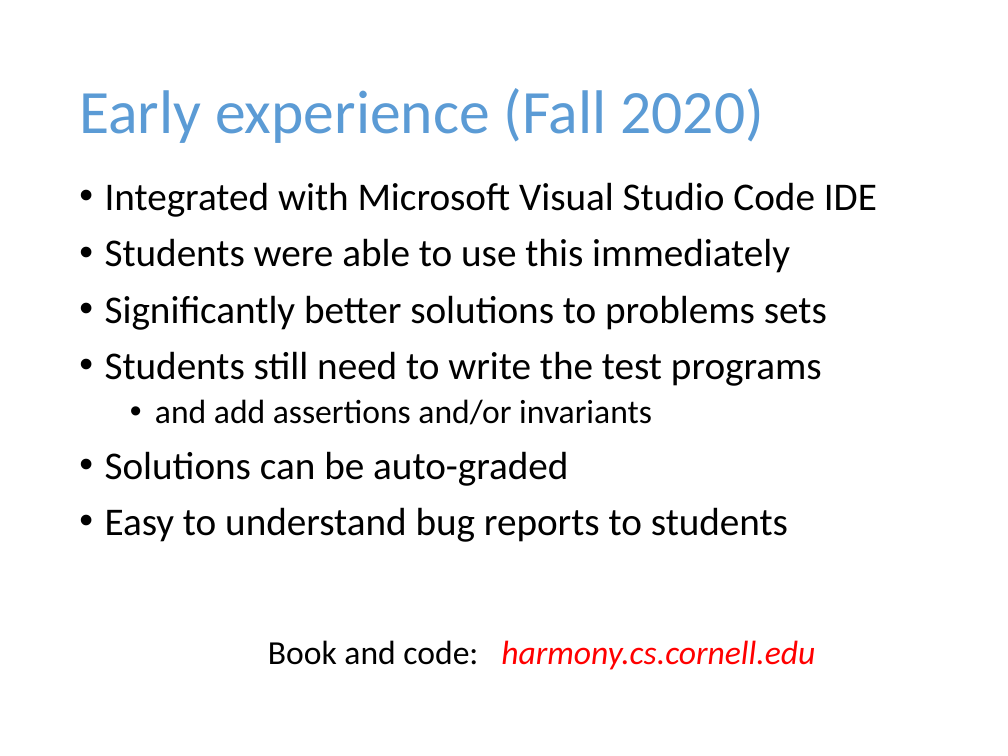
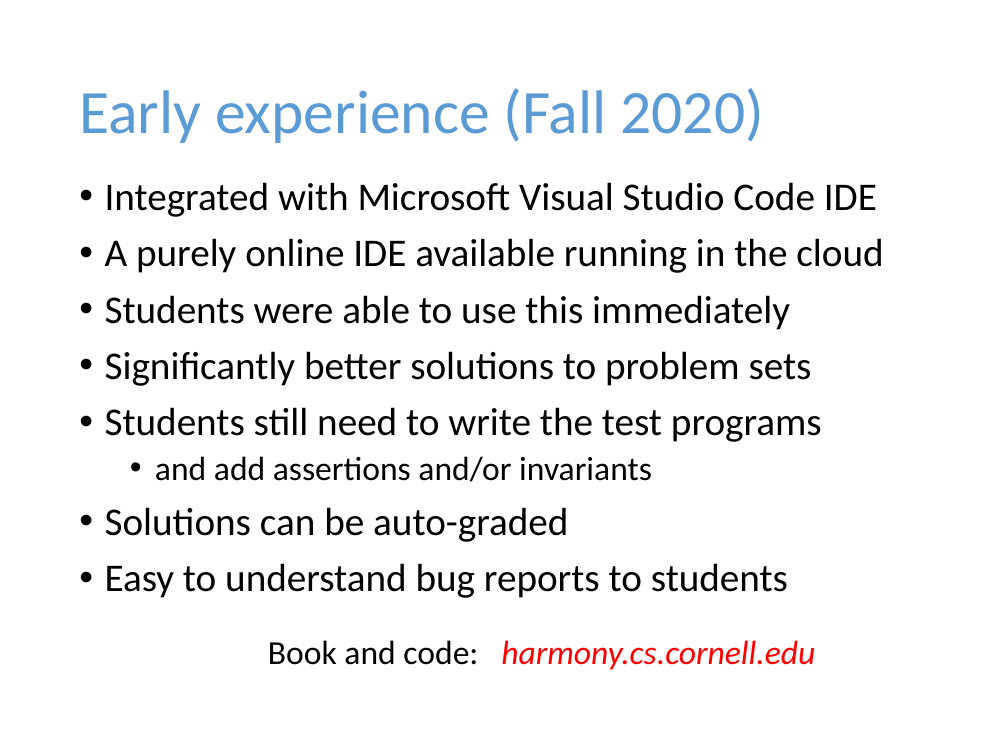
Before and after one commit to harmonylang/harmony, a slide deck: slide 13 of Harmony.pptx. Drawn at 1008x756 pixels with LibreOffice and Linux fonts; fonts in the diff are those of the drawing. Boxes give left, top, right and bottom in pixels: in the first picture for what was removed or moved away, otherwise in the second. Text is boxed around its words. In the diff, an @@ line names an element or a change of style, - is before the commit and + after.

```diff
--- a/Harmony.pptx
+++ b/Harmony.pptx
@@ text at [105, 238, 883, 273]: paragraph added @@
+• A purely online IDE available running in the cloud
@@ text at [105, 351, 812, 386]: text changed @@
-• Significantly better solutions to problems sets
+• Significantly better solutions to problem sets
```
Also in this commit, not shown: 1 other slide changed.
